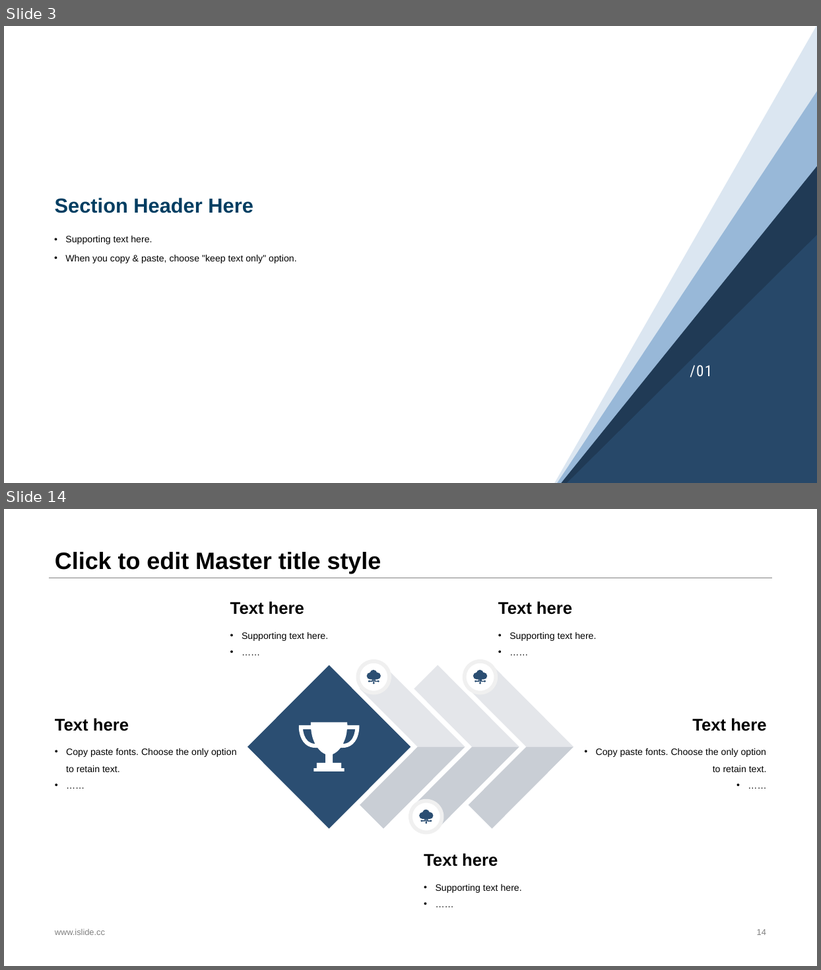
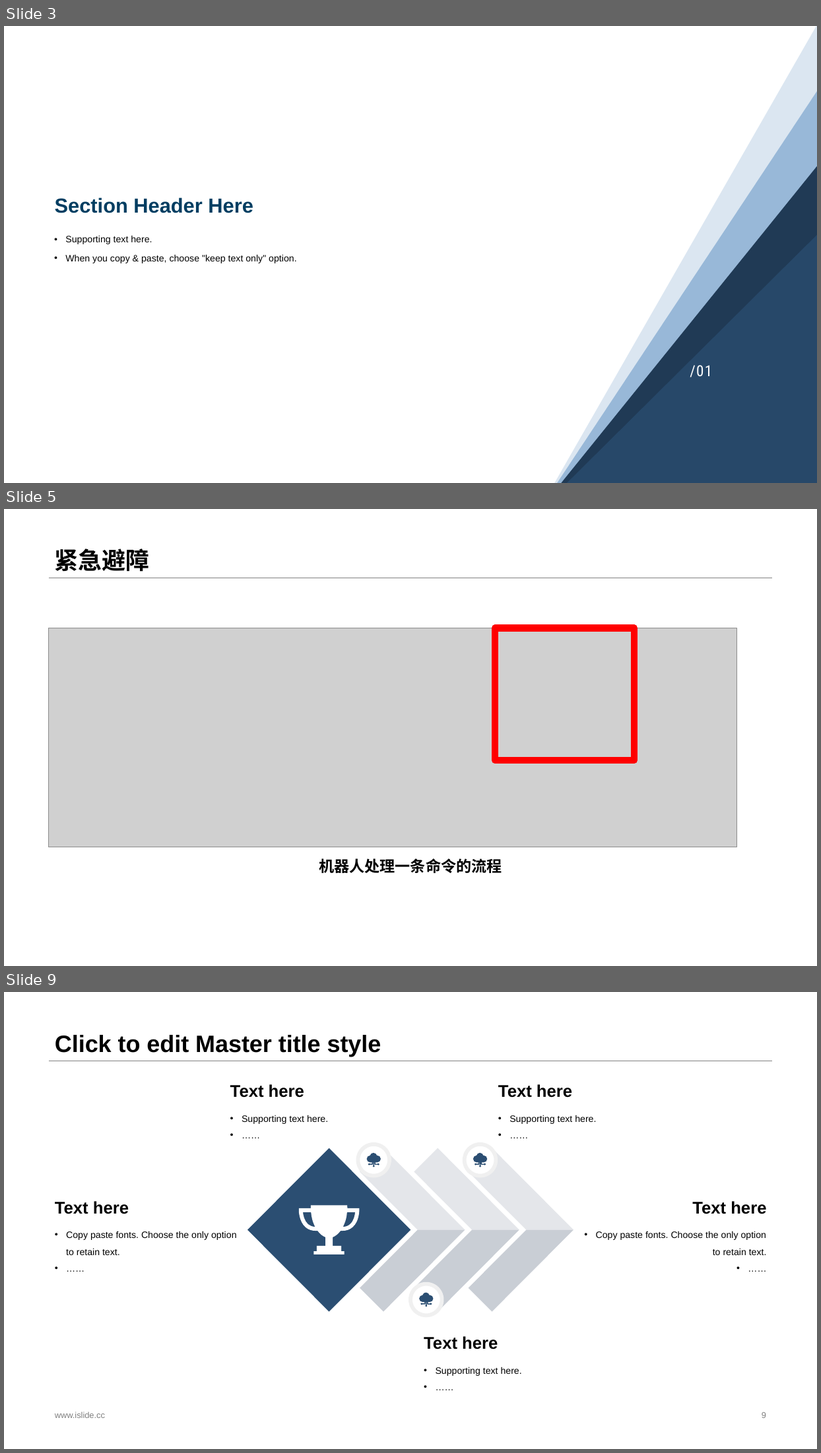
Before and after one commit to sebuaa2019/Team108, a slide deck: Team108-代码分析评审v0.1.pptx. Shown one above the other, each under a label of ours: slides 3 and 14 before the commit, slides 3, 5 and 9 after it; the slides between them are not shown. The pictures are 821x970 and 821x1453 pixels, drawn with LibreOffice and Linux fonts; fonts in the diff are those of the drawing; grey boxes stand for pictures. Boxes give left, top, right and bottom in pixels: in the first picture for what was removed or moved away, otherwise in the second. Text is boxed around its words. In the diff, an @@ line names an element or a change of style, - is before the commit and + after.

```diff
--- a/Team108-代码分析评审v0.1.pptx
+++ b/Team108-代码分析评审v0.1.pptx
@@ slide 5 added at (x1=4, y1=509, x2=817, y2=966), background #FFFFFF; not listed: 1 template element that a slide beside it also shows @@
@@ title added at (x1=55, y1=549, x2=150, y2=572), 28 pt, text #000000, bold @@
+紧急避障
@@ picture added at (x1=48, y1=628, x2=737, y2=847) @@
@@ rectangle added at (x1=495, y1=628, x2=634, y2=760), outline #FF0000 8 pt @@
@@ text added at (x1=319, y1=859, x2=502, y2=873), 18 pt, text #000000, bold @@
+机器人处理一条命令的流程
@@ what was slide 14 is now slide 9 @@
@@ page number at (x1=762, y1=1412, x2=766, y2=1418): text changed @@
-14
+9
```
Also in this commit, not shown: 2 slides changed, 3 other slides added, 9 slides removed, 1 other file.
